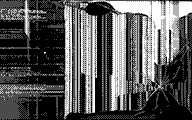
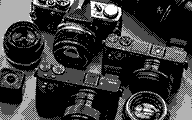
Layer changes from the first 192x120 image to the second:
added layer "0068" in group "Group 1" over [0, 0, 192, 120]
